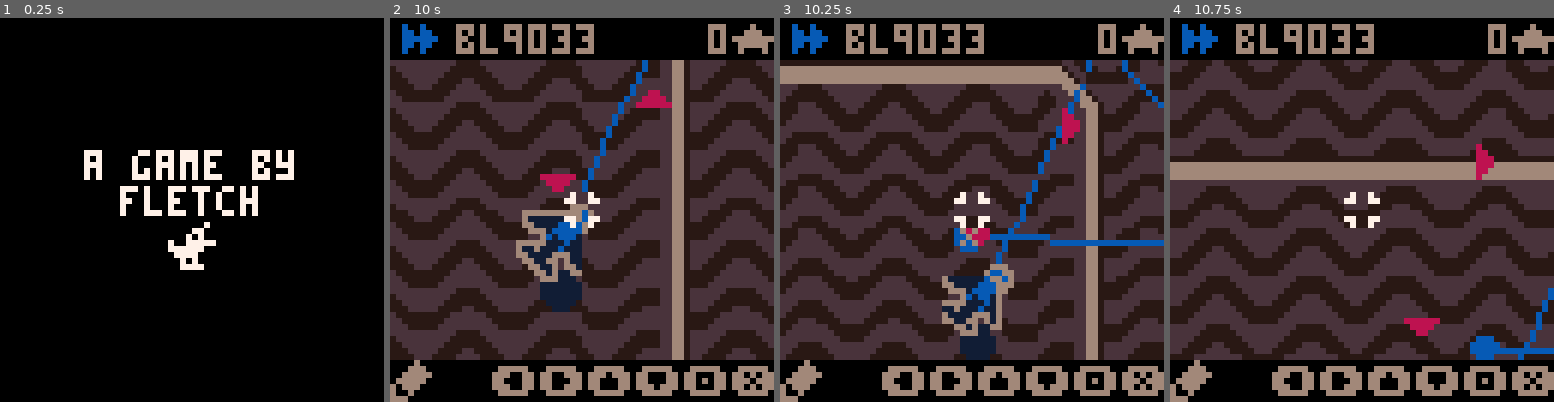
Above: before the commit, frames 1-4 (left to right).
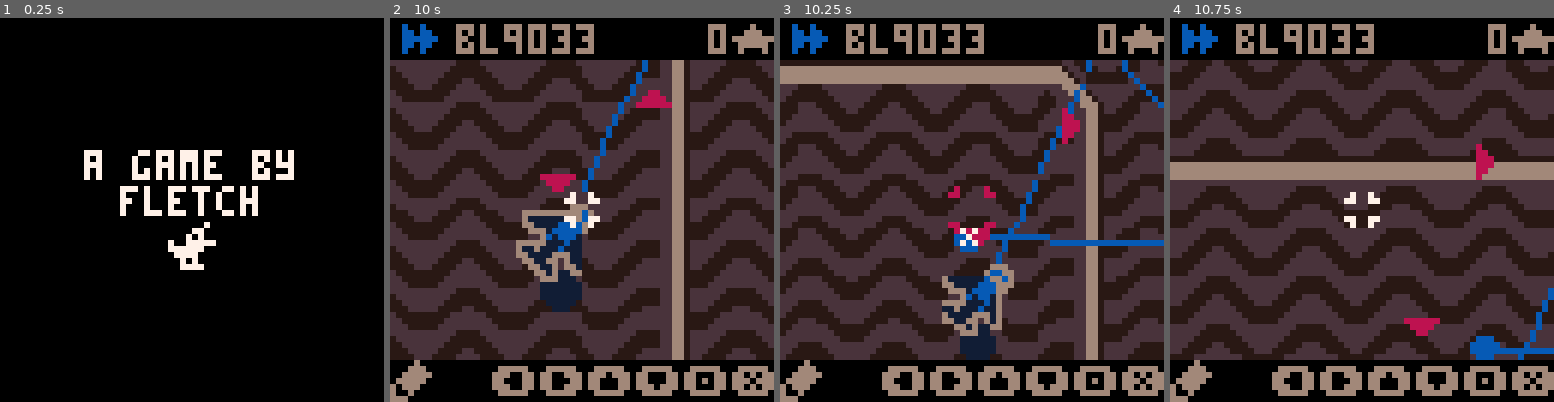
Above: after the commit, the same moments.

Repository: fletchmakes/oops-airlines
Game: PICO-8 cartridge oops-airlines.p8
Two runs of this game, one before a commit and one after it. Both use one fixed random seed, a clock stepped at 60 frames per second and the inputs below.
Inputs:
- Up to frame 1 (0.25 s): no input
- Up to frame 2 (10 s): tap O (Z key) at 0.33, 0.7, 1.43, 2.22, 3.1, 3.98, 4.87, 5.75, 6.63, 7.52, 8.4, 9.28 s; tap X (X key) at 1.07, 2.07, 2.4, 2.73, 3.07, 3.4, 3.73, 4.07, 4.4, 4.73, 5.07, 5.4, 5.73, 6.07, 6.4, 6.73, 7.07, 7.4, 7.73, 8.07, 8.4, 8.73, 9.07, 9.4, 9.73 s; hold Left 1.97-2.37 s; hold Down 2.42-2.82 s; hold Right 2.87-3.53 s; hold Up 3.58-4.08 s; hold Right 4.13-4.53 s; hold Down 4.58-5.08 s; hold Left 5.13-5.8 s; hold Up 5.85-6.18 s; hold Left 6.23-6.63 s; hold Down 6.68-7.08 s; hold Right 7.13-7.8 s; hold Up 7.85-8.35 s; hold Right 8.4-8.8 s; hold Down 8.85-9.35 s; hold Left from 9.4 s (still down)
- Up to frame 3 (10.25 s): release Left at 10.07 s; tap X (X key) at 10.07 s; hold Up from 10.12 s (still down); tap O (Z key) at 10.17 s
- Up to frame 4 (10.75 s): tap X (X key) at 10.4, 10.73 s; release Up at 10.45 s; hold Left from 10.5 s (still down)

Frames 1-2 are identical in both runs. In frame 3, 0.7% of the frame differs, in the area x 43-57%, y 43-60%; in frame 4, nothing differs.

Commit message:
cursor updates, plane spawn adjustments

Diff:
--- a/oops-airlines.p8
+++ b/oops-airlines.p8
@@ -204,7 +204,7 @@
 				end
 			end
 
-			plane_spawn_timer = 120 + flr(rnd()*100)
+			plane_spawn_timer = 60 + flr(rnd()*150)
 		end
 
 		-- update the planes
@@ -257,7 +257,7 @@
 	-- draw the background
 	if mode == "PLAN" then
 		-- set ground to grayscale
-		pal({[0]=0,129,128,128,134,133,134,134,136,132,4,133,140,141,14,7},1)
+		pal({[0]=0,129,128,128,134,133,134,134,136,132,4,133,140,141,11,7},1)
 	else
 		-- reset to default
 		pal()
@@ -787,9 +787,17 @@
 
 function draw_crosshair()
 	if mode == "PLAN" then
+		-- about to end planning phase
 		if dist(cam.get_reticle(cam), {x=airport.x+8,y=airport.y+8}) < 6 then
+			spr(15, 28, 28) return
+		end
+
+		-- about to delete a node
+		if last_plan_node_hovered then
 			spr(14, 28, 28) return
 		end
+
+		-- regular
 		spr(10, 28, 28)
 	end
 end
@@ -1514,14 +1522,14 @@
 end
 
 __gfx__
-0000000077777000777777007777777077707770777000007777000000000070000000000008800000000000000000000000000000000000000000ff00000000
-0000000068887700688887706887887068777870687777706887700000007700000008000088880000f00f00000070000000700000000000000000ff00000000
-007007006888877068887870688877706887877068877870688877700007070000000880088888800ff00ff070077000000777000707770000000fff00000000
-000770006887787068877770688870006888770068888770688888707007777700000888000000000000000077777770007777700770007000000ff000000000
-0007700067777770677700006777700067887000678877006777777077777700000008880000000000000000777777770777770007770070ff00fff000000000
-007007006000000060000000600000006777700067777000600000000777700000000880000000000ff00ff0700770007077700000000070fff0ff0000000000
-0000000060000000600000006000000060000000600000006000000000707000000008000000000000f00f000000700070070000007777000fffff0000000000
-000000006000000060000000600000006000000060000000600000000077770000000000000000000000000000007000777000000000000000fff00000000000
+0000000077777000777777007777777077707770777000007777000000000070000000000008800000000000000000000000000000000000080000800e0000e0
+0000000068887700688887706887887068777870687777706887700000007700000008000088880000f00f0000007000000070000000000088000088ee0000ee
+007007006888877068887870688877706887877068877870688877700007070000000880088888800ff00ff07007700000077700070777000000000000000000
+000770006887787068877770688870006888770068888770688888707007777700000888000000000000000077777770007777700770007000000000000ee000
+000770006777777067770000677770006788700067887700677777707777770000000888000000000000000077777777077777000777007000000000000ee000
+007007006000000060000000600000006777700067777000600000000777700000000880000000000ff00ff07007700070777000000000700000000000000000
+0000000060000000600000006000000060000000600000006000000000707000000008000000000000f00f0000007000700700000077770088000088ee0000ee
+0000000060000000600000006000000060000000600000006000000000777700000000000000000000000000000070007770000000000000080000800e0000e0
 000000777700000000007770000000000000000000000000bbb3333333bbbbbbbbb3333333bbbbbbbbb3333333bbbbbbbbb3333333bbbbbbbbb3333333bbbbbb
 000007788770000000007277000000000000000000777700bb333333333bbbbbbb333333333bbbbbbb333333333bbbbbbb333333333bbbbbbb333333333bbbbb
 000007866870000000007227770000000000000007788770b3333bbb332222222222222222222222222222bb3333bbbbb3333bbb3333bbbbb3333bbb3333bbbb
@@ -1554,9 +1562,9 @@
 000777111177700000007117770000000000771700777000332444bbbbb3333333bbbbbbbbb3333333bbbbbbbb44423333bbbbbbbbb3333333bbbbbbbbb33333
 0007111111117000000071770000000000000777000000003b2444bbbbbb33333bbbbbbbbbbb33333bbbbbbbbb4442333bbbbbbbbbbb33333bbbbbbbbbbb3333
 000777777777700000007770000000000000000000000000bb2444bb3bbbbbbbbbbb33333bbbbbbbbbbb3333bb4442bbbbbb33333bbbbbbbbbbb33333bbbbbbb
-000000777700000000007770000000000000000000000000bb2444bb33bbbbbbbbb3333333bbbbbbbbb33333bb4442bb77777777777777777777770700000000
-0000077aa770000000007977000000000000000000777700bb2444bb333bbbbbbb333333333bbbbbbb333333bb4442bb71117111711171777171707000000000
-000007a66a700000000079977700000000000000077aa770b32444bb3333bbbbb3333bbb3333bbbbb3333bbbbb4442bb71717717717171777111770700000000
+000000777700000000007770000000000000000000000000bb2444bb33bbbbbbbbb3333333bbbbbbbbb33333bb4442bb777777777777777777777f0f00000000
+0000077aa770000000007977000000000000000000777700bb2444bb333bbbbbbb333333333bbbbbbb333333bb4442bb7111711171117177717170f000000000
+000007a66a700000000079977700000000000000077aa770b32444bb3333bbbbb3333bbb3333bbbbb3333bbbbb4442bb717177177171717771117f0f00000000
 00000766667000007770779997700000007777777766aa70332444bbb3333bbb3333bbbbb3333bbb3333bbbbbb4442bb71117717711771777771700000000000
 0000776aa67700007970077999770000007999999aa66a70332444bbbb333333333bbbbbbb333333333bbbbbbb44423371717111717171117111700000000000
 000779aaaa977000797777779997777000779999aaaa67703324444bbbb3333333bbbbbbbbb3333333bbbbbbb444423377777777777777777777777000000000
Not shown, changed: assets/spritesheet.aseprite
Not shown, changed: spritesheet.png
